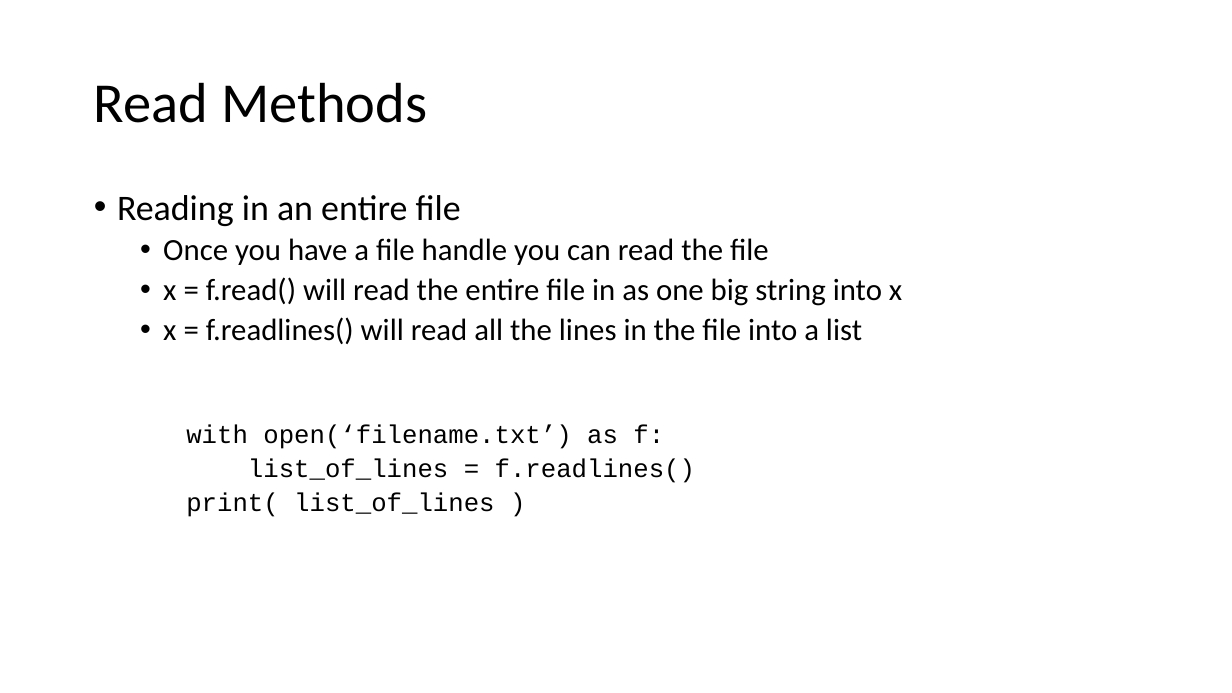
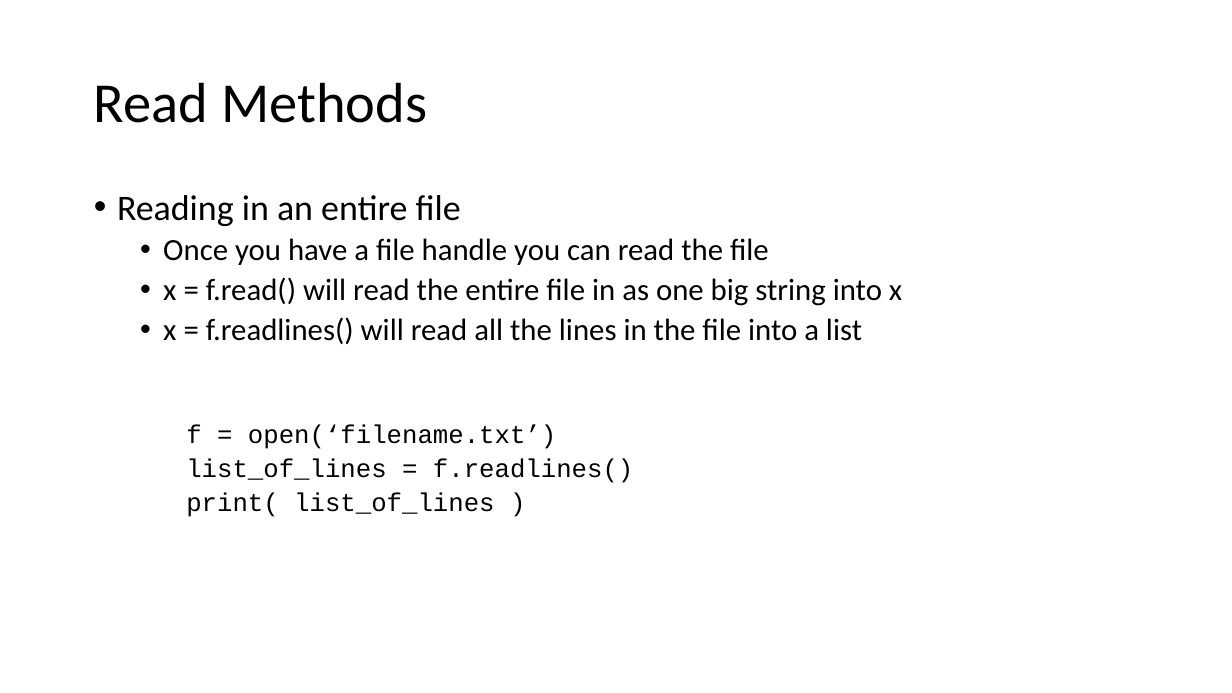
Before and after one commit to bunnylab/intropython-workshop, a slide deck: slide 6 of slides/day2.pptx. Drawn at 1232x693 pixels with LibreOffice and Linux fonts; fonts in the diff are those of the drawing. Boxes give left, top, right and bottom in pixels: in the first picture for what was removed or moved away, otherwise in the second. Text is boxed around its words. In the diff, an @@ line names an element or a change of style, - is before the commit and + after.

```diff
--- a/slides/day2.pptx
+++ b/slides/day2.pptx
@@ text at (x1=186, y1=424, x2=556, y2=449): text changed @@
-    with open(‘filename.txt’) as f:
+    f = open(‘filename.txt’)
```
Also in this commit, not shown: 1 other slide changed, 8 slides added, 25 other files.
